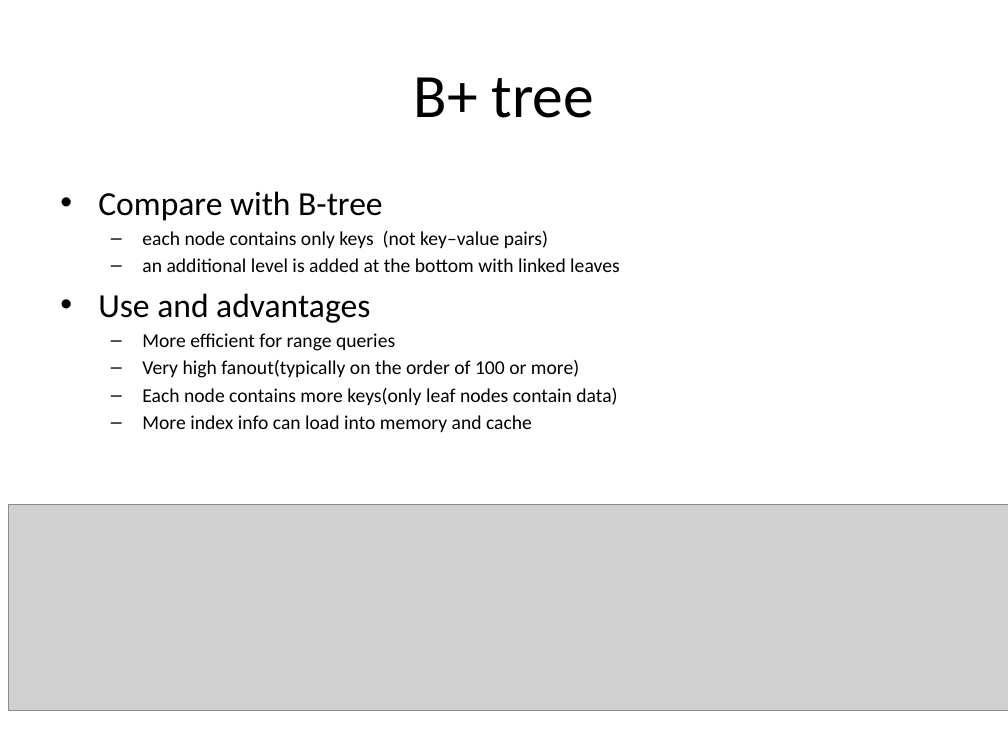
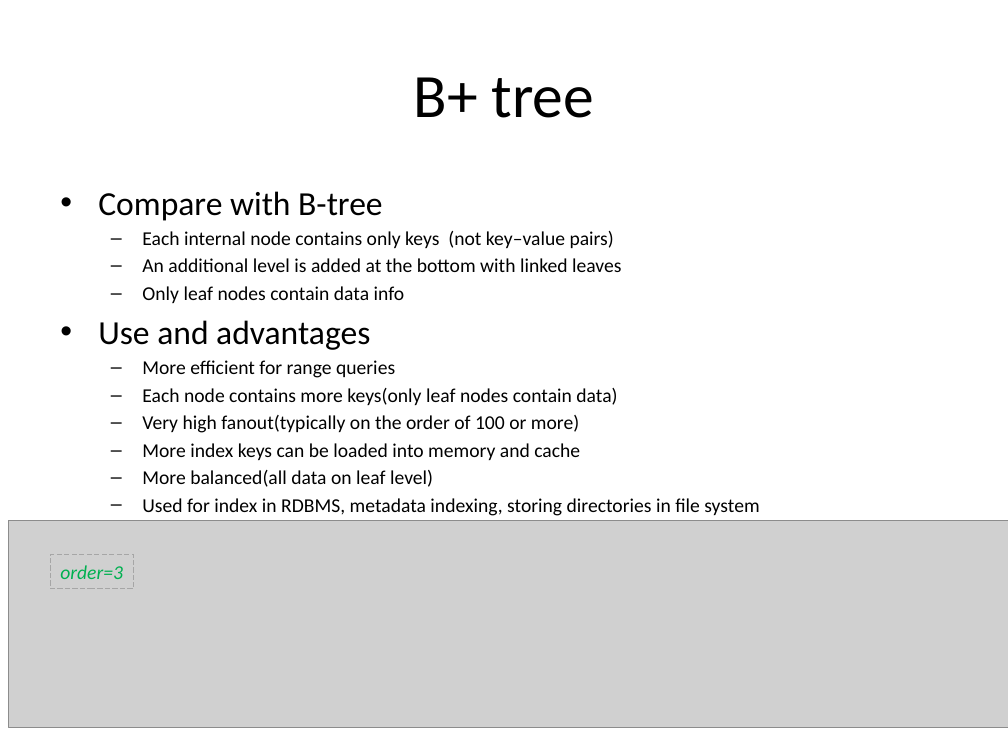
Before and after one commit to guhanjie/Knowledge-sharing, a slide deck: slide 47 of 数据存取模型.pptx (slide 43 before the commit). Drawn at 1008x756 pixels with LibreOffice and Linux fonts; fonts in the diff are those of the drawing; grey boxes stand for pictures. Boxes give left, top, right and bottom in pixels: in the first picture for what was removed or moved away, otherwise in the second. Text is boxed around its words. In the diff, an @@ line names an element or a change of style, - is before the commit and + after.

Commit message:
update for data model in memory & disk

```diff
--- a/数据存取模型.pptx
+++ b/数据存取模型.pptx
@@ text at (x1=142, y1=231, x2=621, y2=303): text changed @@
-  – each node contains only keys (not key–value pairs)
-  – an additional level is added at the bottom with linked leaves
+  – Each internal node contains only keys (not key–value pairs)
+  – An additional level is added at the bottom with linked leaves
+  – Only leaf nodes contain data info
@@ text at (x1=142, y1=443, x2=759, y2=516): text changed @@
-  – Each node contains more keys(only leaf nodes contain data)
-  – More index info can load into memory and cache
+  – More index keys can be loaded into memory and cache
+  – More balanced(all data on leaf level)
+  – Used for index in RDBMS, metadata indexing, storing directories in file system
@@ picture moved from (x1=8, y1=504, x2=1008, y2=711) to (x1=8, y1=521, x2=1008, y2=728) @@
@@ rectangle added at (x1=50, y1=554, x2=134, y2=589), outline #A6A6A6 0.75 pt dashed, 14 pt, text #00B050, italic @@
+order=3
```
Also in this commit, not shown: 5 other slides changed, 9 slides added, 3 slides removed.
